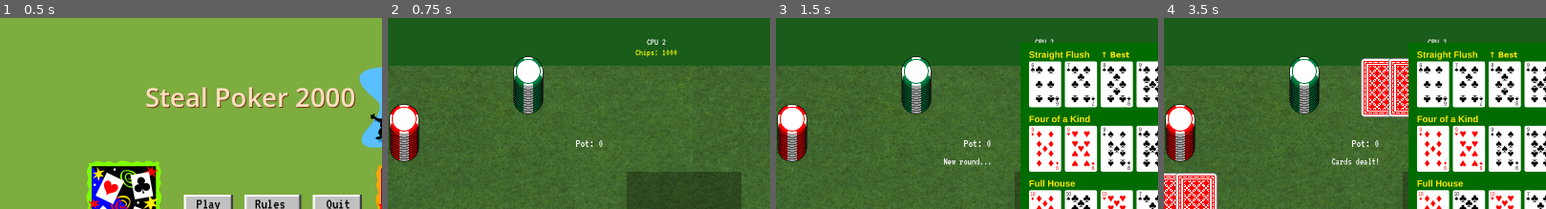
Above: before the commit, frames 1-4 (left to right).
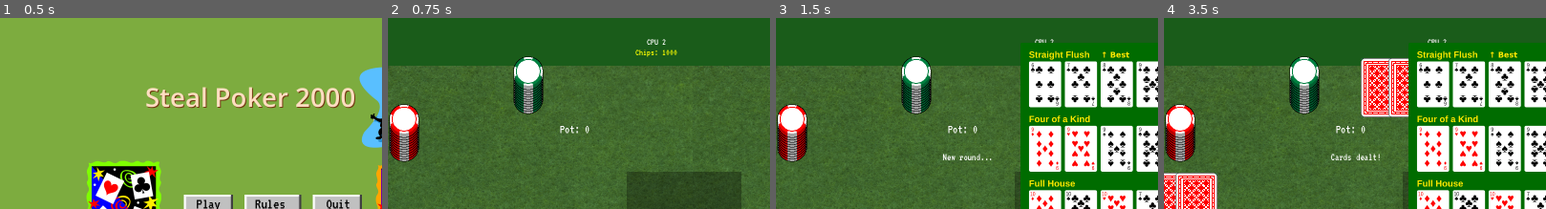
Above: after the commit, the same moments.

Repository: AzureJames/poker-stl
Game: Godot game, scene res://scene/main.tscn
Two runs of this game, one before a commit and one after it. Both use one fixed random seed, a clock stepped at 60 frames per second and the inputs below.
Inputs:
- Up to frame 1 (0.5 s): no input
- Up to frame 2 (0.75 s): click "Play" at 0.5 s
- Up to frame 3 (1.5 s): click "Hands" at 1.25 s
- Up to frame 4 (3.5 s): click "Fold" at 2 s; click "Check" at 2.75 s
The pictures show only the part of the screen within x 15-65%, y 0-50%; the shares and areas given below are measured in that part.

Frame 1 is identical in both runs. In frame 2, 0.2% of the frame differs, in the area x 45-57%, y 56-68%; in frame 3, 0.6%; in frame 4, 0.6%, in the area x 43-57%, y 56-77%.

Commit message:
display and negative bet

Diff:
--- a/script/game_manager.gd
+++ b/script/game_manager.gd
@@ -4,7 +4,7 @@
 const STARTING_CHIPS = 1000
 const ANTE_PERCENT = 0.05
 const MAX_BET = 50
-const STEAL_TIMER = 15.0
+const STEAL_TIMER = 21.0
 const CARD_W = 88
 const CARD_H = 124
 const RELEASE_MODE := true
@@ -84,6 +84,25 @@
 func _on_new_round_pressed():
 	new_round_button.visible = false
 
+func _reset_game():
+	player_chips = []
+	player_hands = []
+	player_folded = []
+	player_bets = []
+	for i in range(NUM_PLAYERS):
+		player_chips.append(STARTING_CHIPS)
+		player_hands.append([])
+		player_folded.append(false)
+		player_bets.append(0)
+	end_label.visible = false
+	update_chip_labels()
+	for i in range(NUM_PLAYERS):
+		$ChipManager.setup_player_pile(i, player_chips[i])
+	$ChipManager.clear_all()
+	$ChipManager.update_pot(0)
+	pot_label.text = "Pot: 0"
+	_announce("")
+
 func build_ui():
 	var theme = Theme.new()
 	theme.default_font = Globals.ui_font
@@ -109,18 +128,18 @@
 	pot_label = Label.new()
 	pot_label.text = "Pot: 0"
 	pot_label.horizontal_alignment = HORIZONTAL_ALIGNMENT_CENTER
-	pot_label.add_theme_font_size_override("font_size", 24)
+	pot_label.add_theme_font_size_override("font_size", 26)
 	pot_label.add_theme_color_override("font_color", Color.WHITE)
-	pot_label.position = Vector2(560, 250)
+	pot_label.position = Vector2(530, 220)
 	pot_label.size = Vector2(200, 40)
 	pot_label.mouse_filter = Control.MOUSE_FILTER_IGNORE
 	add_child(pot_label)
 
 	message_label = Label.new()
 	message_label.horizontal_alignment = HORIZONTAL_ALIGNMENT_CENTER
-	message_label.add_theme_font_size_override("font_size", 21)
+	message_label.add_theme_font_size_override("font_size", 22)
 	message_label.add_theme_color_override("font_color", Color.WHITE)
-	message_label.position = Vector2(390, 290)
+	message_label.position = Vector2(390, 280)
 	message_label.size = Vector2(500, 40)
 	message_label.mouse_filter = Control.MOUSE_FILTER_IGNORE
 	add_child(message_label)
@@ -415,8 +434,9 @@
 func _toggle_poker_hands():
 	poker_hands_image.visible = not poker_hands_image.visible
 
-func _announce(msg: String, _scale = Vector2(1,1)):
-	message_label.scale = scale
+func _announce(msg: String, _scale = null):
+	if _scale != null: message_label.add_theme_font_size_override("font_size", _scale)
+	else: message_label.add_theme_font_size_override("font_size", 22)
 	message_label.text = msg
 	if msg != "":
 		_add_to_history(msg)
@@ -695,6 +715,7 @@
 	call_amount = current_bet - player_bets[player_idx]
 	if call_amount < 0:
 		call_amount = 0
+	call_amount = mini(call_amount, player_chips[player_idx])
 	var pot_for_bet = pot + player_bets[player_idx]
 	max_raise = MAX_BET
 	max_raise = min(max_raise, player_chips[player_idx])
@@ -756,6 +777,7 @@
 			var raise_amount = int(bet_slider.value)
 			var max_allowed = 100 - player_bets[player_idx]
 			var total_bet = mini(raise_amount, max_allowed)
+			total_bet = mini(total_bet, player_chips[player_idx])
 			player_chips[player_idx] -= total_bet
 			pot += total_bet
 			player_bets[player_idx] += total_bet
@@ -767,20 +789,6 @@
 			$ChipManager.update_player_pile(player_idx, player_chips[player_idx])
 			$ChipManager.update_pot(pot)
 			_announce("You raised to %d" % player_bets[player_idx])
-		"allin":
-			var amount = min(player_chips[player_idx], 100 - player_bets[player_idx])
-			player_chips[player_idx] -= amount
-			pot += amount
-			player_bets[player_idx] += amount
-			if player_bets[player_idx] > current_bet:
-				current_bet = player_bets[player_idx]
-				last_raiser = player_idx
-			player_panel[player_idx].bet_label.text = "All In: %d" % player_bets[player_idx]
-			$SoundManager.play_chips_handle()
-			$ChipManager.add_pot_contribution(player_idx, amount)
-			$ChipManager.update_player_pile(player_idx, player_chips[player_idx])
-			$ChipManager.update_pot(pot)
-			_announce("You went All In!")
 
 	update_chip_labels()
 	pot_label.text = "Pot: %d" % pot
@@ -859,17 +867,31 @@
 		"raise":
 			var raise_amt = clampi(decision.amount, 1, 100 - player_bets[player_idx])
 			raise_amt = mini(raise_amt, player_chips[player_idx])
-			player_chips[player_idx] -= raise_amt
-			pot += raise_amt
-			player_bets[player_idx] += raise_amt
-			current_bet = player_bets[player_idx]
-			last_raiser = player_idx
-			player_panel[player_idx].bet_label.text = "Bet: %d" % player_bets[player_idx]
-			$SoundManager.play_chips_collide()
-			$ChipManager.add_pot_contribution(player_idx, raise_amt)
-			$ChipManager.update_player_pile(player_idx, player_chips[player_idx])
-			$ChipManager.update_pot(pot)
-			_announce("%s raises to %d" % [player_names[player_idx], player_bets[player_idx]])
+			var new_total = player_bets[player_idx] + raise_amt
+			if new_total > current_bet:
+				player_chips[player_idx] -= raise_amt
+				pot += raise_amt
+				player_bets[player_idx] = new_total
+				current_bet = new_total
+				last_raiser = player_idx
+				player_panel[player_idx].bet_label.text = "Bet: %d" % player_bets[player_idx]
+				$SoundManager.play_chips_collide()
+				$ChipManager.add_pot_contribution(player_idx, raise_amt)
+				$ChipManager.update_player_pile(player_idx, player_chips[player_idx])
+				$ChipManager.update_pot(pot)
+				_announce("%s raises to %d" % [player_names[player_idx], player_bets[player_idx]])
+			else:
+				var amount = mini(max(0, current_bet - player_bets[player_idx]), player_chips[player_idx])
+				player_chips[player_idx] -= amount
+				pot += amount
+				player_bets[player_idx] += amount
+				player_panel[player_idx].bet_label.text = "Bet: %d" % player_bets[player_idx]
+				$SoundManager.play_chip_lay()
+				$ChipManager.add_pot_contribution(player_idx, amount)
+				$ChipManager.update_player_pile(player_idx, player_chips[player_idx])
+				$ChipManager.update_pot(pot)
+				if amount == 0: _announce("%s checks" % player_names[player_idx])
+				else: _announce("%s calls" % player_names[player_idx])
 		"call":
 			var amount = mini(decision.amount, player_chips[player_idx])
 			player_chips[player_idx] -= amount
@@ -1187,14 +1209,15 @@
 		if !player_folded[i]:
 			active_players.append(i)
 
-	$SoundManager.play_win()
+
 
 	if active_players.size() == 1:
 		var winner = active_players[0]
 		player_chips[winner] += pot
 		$ChipManager.update_player_pile(winner, player_chips[winner])
 		$ChipManager.update_pot(0)
-		_announce("%s wins (everyone folded)!" % player_names[winner], Vector2(2,2))
+		_announce("%s wins (everyone folded)!" % player_names[winner], 55)
+		$SoundManager.play_win()
 		return
 
 	var results = []
@@ -1220,9 +1243,11 @@
 	$ChipManager.update_pot(0)
 
 	if best.player == 0:
-		_announce("%s win with %s!" % [player_names[best.player], hand_result_name(best.result)], Vector2(2,2))
+		_announce("%s win with %s!" % [player_names[best.player], hand_result_name(best.result)], 55)
+		$SoundManager.play_win()
 	else:
-		_announce("%s wins with %s!" % [player_names[best.player], hand_result_name(best.result)], Vector2(2,2))
+		_announce("%s wins with %s!" % [player_names[best.player], hand_result_name(best.result)], 55)
+		$SoundManager.play_win()
 	update_chip_labels()
 
 func round_end():
@@ -1237,6 +1262,12 @@
 		end_label.text = "Game Over! %s wins!" % player_names[last_player]
 		end_label.visible = true
 		return
+
+	var player_bankrupt = player_chips[0] <= 0
+	if player_bankrupt:
+		_announce("You lose!")
+		end_label.text = "You're out of chips! Press New Round to restart."
+		end_label.visible = true
 
 	for i in range(NUM_PLAYERS):
 		player_panel[i].bet_label.text = ""
@@ -1246,6 +1277,9 @@
 	await new_round_button.pressed
 	if new_round_button.pressed.is_connected(_on_new_round_pressed):
 		new_round_button.pressed.disconnect(_on_new_round_pressed)
+
+	if player_bankrupt:
+		_reset_game()
 
 	play_round()
 
